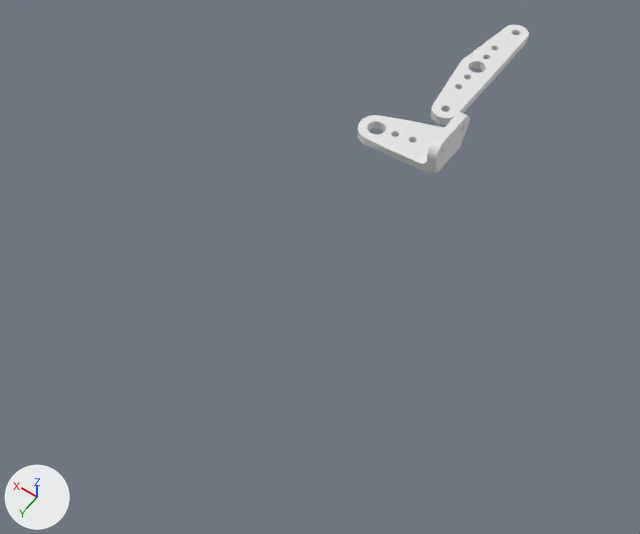
Before and after pictures for a commit that changed the Blender file camera-gimbal/gimbal.blend.
The view is the same before and after, from a camera (50 mm lens) standing at (-97.0, 184.0, 200.0) and looking at (3.0, 45.0, -19.0). Arrows for +X, +Y and +Z are at lower left; the lights stay in place.

Names of what the first picture shows: 'Base', 'Holder'.
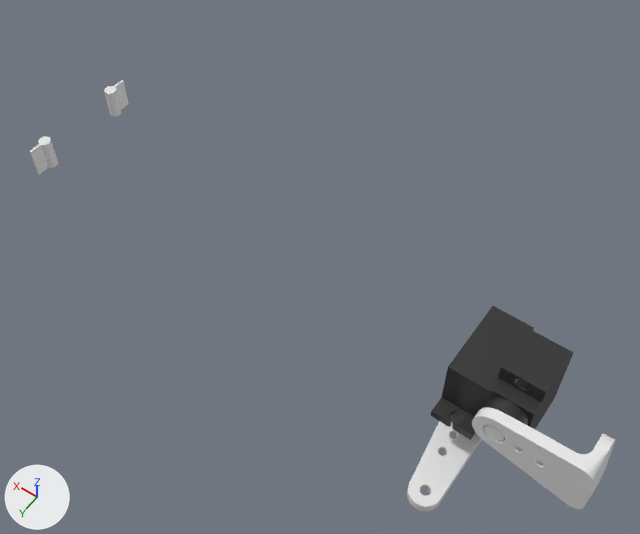
Where the newer file only moved an object's origin or applied its transform, the numbers keep the older frame.

Location of each change, (x1, y1, x2, y2) in pixels of the pictures (640 x 534 px):
'Holder', reshaped (28% wider, 66% taller): before (358, 112, 470, 173); after (472, 407, 616, 509)
'Base', moved: before (431, 25, 529, 125); after (407, 421, 482, 511)
'Servo', added (black): after (431, 306, 534, 440)
'Servo.001', added (black): after (484, 330, 574, 441)
    faces in mat_material_001 (black #2e2e2e): (484, 330, 574, 429)
    faces in mat_material_002 (white #e7e7e7): (484, 425, 505, 441)
'Cylinder', added: after (30, 80, 129, 175)

The change, as a list of edits to the scene's bpy script:
```text
Add mat_material_001:
    mat_material_001 = principled_material('Material.001')
    mat_material_001.base_color = (0.0272, 0.0272, 0.0272)  # black #2e2e2e
Add mat_material_002:
    mat_material_002 = principled_material('Material.002')
    mat_material_002.base_color = (0.8, 0.8, 0.8)  # white #e7e7e7
Change me_holder:
    where me_holder.from_pydata(...)  # 897 vertices, 1810 faces; spans x -17.1..13.9, y -12.7..8.0, z -12.5..0.0
    used by ob_holder; location = (0.0, 0.0, 0.0); rotation_euler = (0.0, 3.142, 0.0), in degrees (0, 180, 0)
    me_holder part 1: the whole mesh is multiplied about its middle by the matrix ((0.996, -0.084, 0.0), (0.0, 0.0, 1.0), (-0.084, -0.996, 0.0)), then moved by (83.9, 73.8, 3.9)
Add me_plane:
    me_plane.from_pydata(...)  # 288 vertices, 186 faces; spans x -1.0..1.0, y -1.43..1.43, z 0.0..1.4
    # faces by material slot: [153, 33]
    me_plane.materials.append(mat_material_001)  # black #2e2e2e
    me_plane.materials.append(mat_material_002)  # white #e7e7e7
Add me_cylinder:
    me_cylinder.from_pydata(...)  # 140 vertices, 80 faces; spans x -0.32..0.36, y 0.77..8.03, z -6.33..-0.76
Change ob_base:
    ob_base.location: (0.0, -46.2, 0.0) -> (-60.7, 62.4, -19.8)
Add ob_servo_001:
    ob_servo_001 = bpy.data.objects.new('Servo.001', me_plane)
    ob_servo_001.location = (-72.5, 49.2, 0.0)
    ob_servo_001.rotation_euler = (-1.571, 3.142, 0.0)  # degrees (-90, 180, 0)
    ob_servo_001.scale = (6.0, 11.5, 20.3)
Add ob_cylinder:
    ob_cylinder = bpy.data.objects.new('Cylinder', me_cylinder)
    ob_cylinder.location = (84.9, 34.7, 13.1)
    ob_cylinder.scale = (5.5, 5.5, 1.75)
Add ob_servo:
    ob_servo = bpy.data.objects.new('Servo', me_plane)
    ob_servo.location = (-60.9, 59.4, 11.1)
    ob_servo.rotation_euler = (0.0, 3.142, 0.0)  # degrees (0, 180, 0)
    ob_servo.scale = (6.0, 11.5, 20.3)
```
